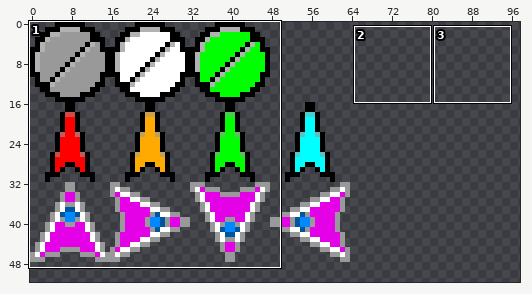
Sprite sheet -- src/data/astrobizworldicons.png. Above: a wide view before the commit, with the close-up outlined.
Close-up. Old version:
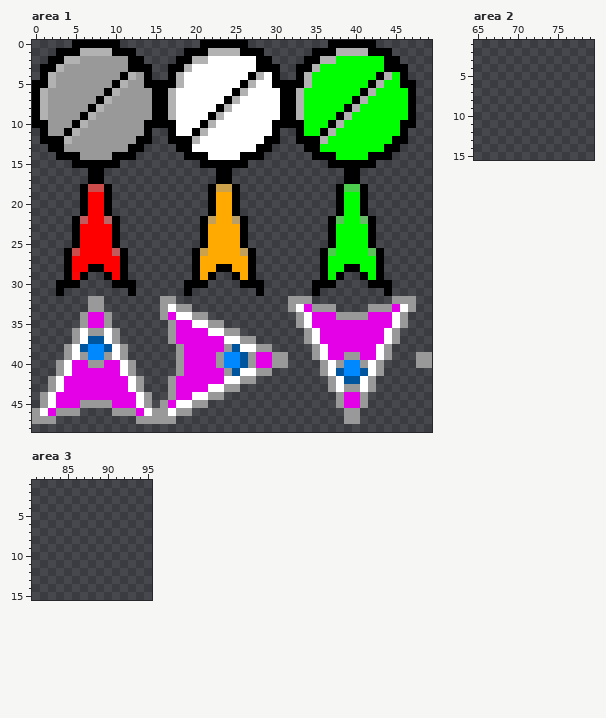
The file is 128x128 pixels. Colours within 5 levels of each other are drawn and written as one. Shown: area 1: x 0..49, y 0..48; area 2: x 65..79, y 1..15; area 3: x 81..95, y 1..15. The wide view leaves out empty margins. The commit also changed other parts of the picture, which this record leaves out.
The same view after the edit:
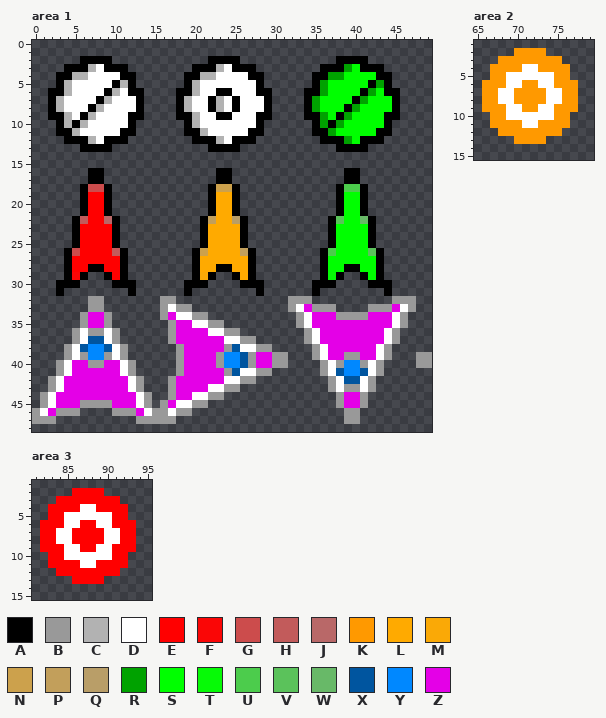
Palette (. is transparent): A #000000  B #999999  C #b2b2b2  D #ffffff  E #ff0000  F #fa0606  G #cc4c4c  H #c25b5b  J #b96868  K #ff9900  L #ffaa00  M #faa906  N #cca14c  P #c29f5b  Q #b99e68  R #00a200  S #00ff00  T #06fa06  U #4ccc4c  V #5bc25b  W #68b968  X #00559f  Y #0088ff  Z #e400e7
From old to new:
Area 1:
y 0: x 5..10 AAAAAA -> ......; x 21..26 AAAAAA -> ......; x 37..42 AAAAAA -> ......
y 1: x 3..12 AAACCCCAAA -> ..........; x 19..28 AAACCCCAAA -> ..........; x 35..44 AAACCCCAAA -> ..........
y 2: x 2..13 AACCBBBBBBAA -> ....AAAA....; x 18..29 AACCDDDDDDAA -> ....AAAA....; x 34..45 AACCSSSSSSAA -> ....AAAA....
y 3: x 1..14 AACBBBBBBBBAAA -> ...AAACDAAA...; x 17..23 AACDDDD -> ...AAAC; x 25..30 DDDAAA -> AAA...; x 33..39 AACSSSS -> ...AAAR; x 41..46 SSSAAA -> AAA...
y 4: x 1..10 ACBBBBBBBB -> ..AACCDDDD; x 12..14 CBA -> A..; x 17..22 ACDDDD -> ..AACC; x 28..30 CDA -> A..; x 33..38 ACSSSS -> ..AARR; x 44..46 CSA -> A..
y 5: x 0..9 AACBBBBBBB -> ...ACDDDDD; x 12..20 BBAAAACDD -> A......AC; x 26..36 ACDDAAAACSS -> DDA......AR; x 43..47 CSSAA -> RA...
y 6: x 0..8 ACBBBBBBB -> ..AACDDDD; x 11..20 BBBBAACDDD -> DAA....AAC; x 23..26 DDAC -> AADD; x 28..36 DDDAACSSS -> AA....AAR; x 42 C -> R; x 44..47 SSSA -> AA..
y 7: x 0..7 ACBBBBBB -> ..ACDDDD; x 10..19 BBBBBAACDD -> DDDA....AC; x 22..25 DDAC -> ACDA; x 29..35 DDAACSS -> A....AR; x 41 C -> R; x 45..47 SSA -> A..
y 8: x 0..6 ACBBBBB -> ..ACDDD; x 9..19 BBBBBBAACDD -> DDDDA....AC; x 22..25 DACD -> ACDA; x 29..35 DDAACSS -> A....AR; x 40 C -> R; x 45..47 SSA -> A..
y 9: x 0..5 ACBBBB -> ..AACD; x 8..20 BBBBBBBAACDDD -> DDDDAA....AAC; x 22..24 ACD -> DAA; x 28..36 DDDAACSSS -> AA....AAR; x 39 C -> R; x 44..47 SSSA -> AA..
y 10: x 0..4 AABBB -> ...AC; x 7..22 BBBBBBBAAAADDDAC -> DDDDDA......ACDD; x 28..36 DDAAAASSS -> A......AR; x 38 C -> R; x 44..47 SSAA -> A...
y 11: x 1..3 ABB -> ..A; x 6..14 BBBBBBBBA -> DDDDDAA..; x 17..19 ADD -> ..A; x 27..30 DDDA -> AA..; x 33..35 ASS -> ..A; x 37 C -> R; x 43..46 SSSA -> AA..
y 12: x 1..14 AAACBBBBBBBBAA -> ...AAACDAAA...; x 17..23 AAACDDD -> ...AAAC; x 25..30 DDDDAA -> AAA...; x 33..39 AAACSSS -> ...AAAR; x 41..46 SSSSAA -> AAA...
y 13: x 2..13 AABBBBBBBBAA -> ....AAAA....; x 18..29 AADDDDDDDDAA -> ....AAAA....; x 34..45 AASSSSSSSSAA -> ....AAAA....
y 14: x 3..12 AAABBBBAAA -> ..........; x 19..28 AAADDDDAAA -> ..........; x 35..44 AAASSSSAAA -> ..........
y 15: x 5..10 AAAAAA -> ......; x 21..26 AAAAAA -> ......; x 37..42 AAAAAA -> ......
Area 2:
y 2: x 70..73 .... -> KKKK
y 3: x 68..75 ........ -> KKKKKKKK
y 4: x 67..76 .......... -> KKKKDDKKKK
y 5: x 67..76 .......... -> KKDDDDDDKK
y 6: x 66..77 ............ -> KKKDDKKDDKKK
y 7..8: x 66..77 ............ -> KKDDKKKKDDKK
y 9: x 66..77 ............ -> KKKDDKKDDKKK
y 10: x 67..76 .......... -> KKDDDDDDKK
y 11: x 67..76 .......... -> KKKKDDKKKK
y 12: x 68..75 ........ -> KKKKKKKK
y 13: x 70..73 .... -> KKKK
Area 3:
y 2: x 86..89 .... -> EEEE
y 3: x 84..91 ........ -> EEEEEEEE
y 4: x 83..92 .......... -> EEEEDDEEEE
y 5: x 83..92 .......... -> EEDDDDDDEE
y 6: x 82..93 ............ -> EEEDDEEDDEEE
y 7..8: x 82..93 ............ -> EEDDEEEEDDEE
y 9: x 82..93 ............ -> EEEDDEEDDEEE
y 10: x 83..92 .......... -> EEDDDDDDEE
y 11: x 83..92 .......... -> EEEEDDEEEE
y 12: x 84..91 ........ -> EEEEEEEE
y 13: x 86..89 .... -> EEEE
Pixel boxes of the changes (left, top, right, bottom) in both close-ups:
changed: (32, 40, 416, 168)
added: (482, 48, 578, 144)
added: (40, 488, 136, 584)
